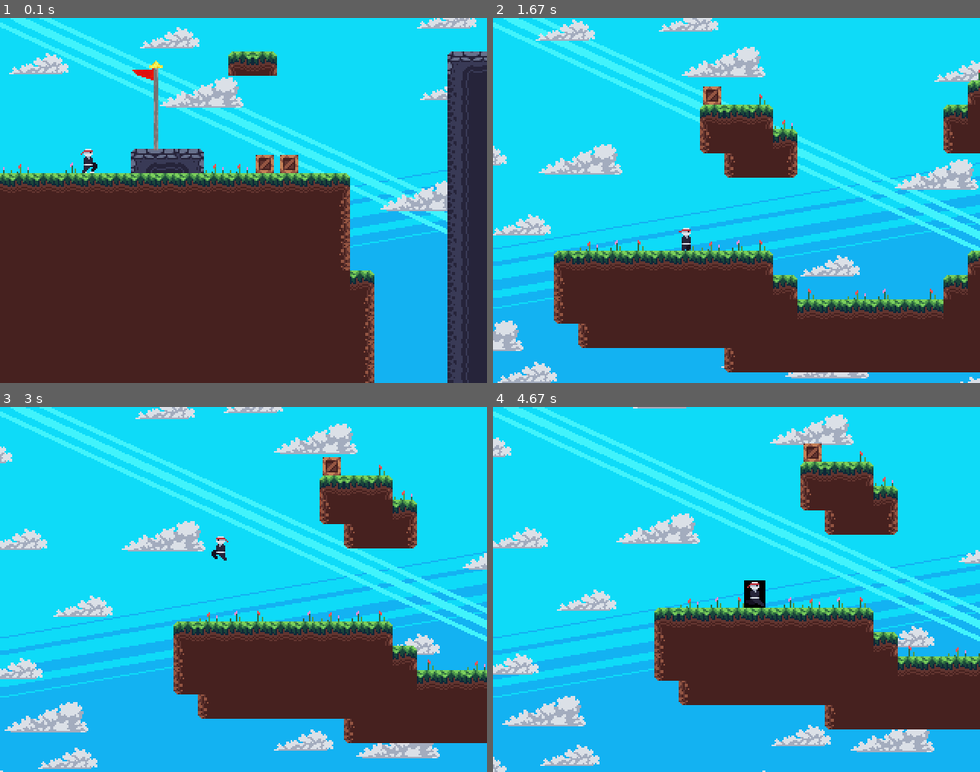
Above: before the commit, frames 1-4 (two rows, left to right).
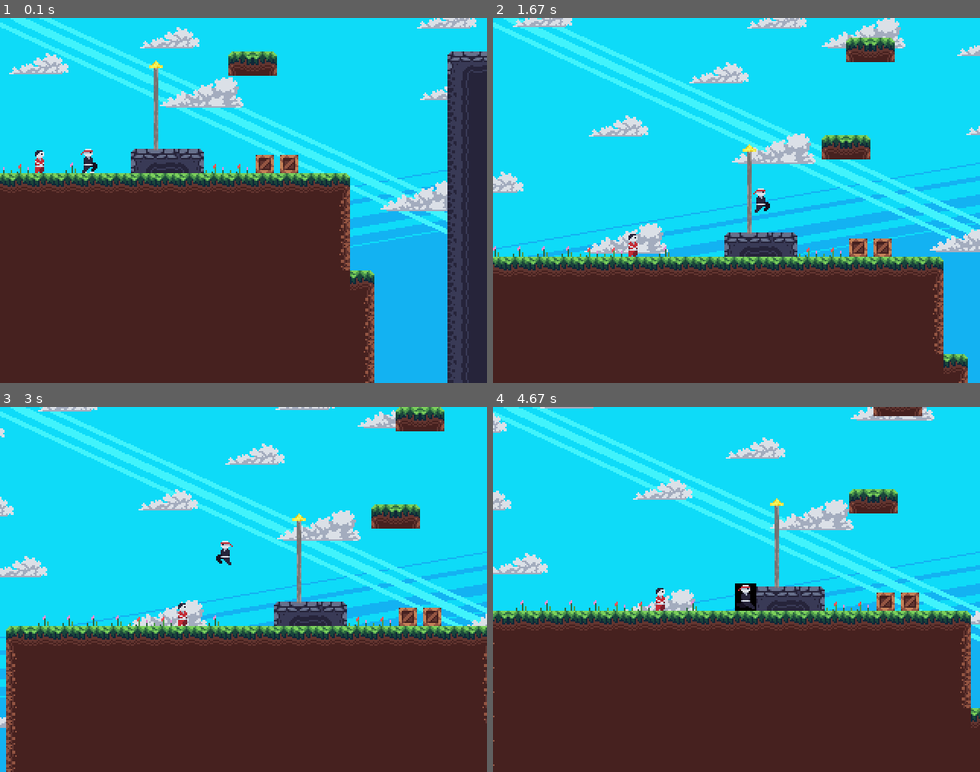
Above: after the commit, the same moments.

Repository: AndreKest/pygame-jumpNRun
Game: pygame game, started from game.py
Same seed, same stepped clock (60 frames per second), same inputs: the game is played once before the commit and once after it.
Inputs:
- Up to frame 1 (0.1 s): no input
- Up to frame 2 (1.67 s): hold D 0.33-0.8 s; hold W 0.83-1.13 s; hold D 1.17-1.63 s
- Up to frame 3 (3 s): hold A 1.67-2.2 s; hold A 2.23-2.63 s; hold W from 2.67 s (still down)
- Up to frame 4 (4.67 s): release W at 3.03 s; hold D 3.07-3.7 s; hold A 3.73-4.2 s; hold D from 4.23 s (still down)

The runs differ from the first frame. In frame 1, 0.2% of the frame differs, in the area x 7-32%, y 13-43%; in frame 2, 35%; in frame 3, 39%; in frame 4, 42%, in the area x 0-100%, y 0-100%.

Commit message:
player can kill enemies with jump, enemies can kill player with collision x-axis

Diff:
--- a/game.py
+++ b/game.py
@@ -123,9 +123,15 @@
                 enemy.update(self.tilemap, (0, 0))
                 enemy.render(self.display, offset=render_scroll)
 
+            # Check if Enemy is killed
+            for enemy in self.enemies.copy():
+                if enemy.killed():      # Prüft, ob Spieler den Gegner von oben getroffen hat (angesprungen)
+                    self.enemies.remove(enemy)
 
-            for enemy in self.enemies.copy():
-                self.enemies.remove(enemy)
+            # Check if Enemy killed Player
+            # self.player.killed()    # Prüft, ob Gegner den Spieler getroffen hat (Seitlich berührt)
+            if self.player.killed():
+                self.dead += 1
 
 
             # Ziel-Flagge
--- a/scripts/entities.py
+++ b/scripts/entities.py
@@ -156,6 +156,20 @@
         else:
             self.set_action('idle')
 
+    def killed(self):
+        """
+        Prüfe, ob Gegner getötet wurde (Spieler ist auf Gegner gesprungen)
+
+        True: Gegner wurde getötet
+        False: Gegner lebt
+        """
+        player_rect = self.game.player.rect()
+        enemy_rect = self.rect()
+
+        # Prüfe, ob Spieler auf Gegner gesprungen ist
+        if player_rect.bottom < enemy_rect.centery and player_rect.colliderect(enemy_rect):
+            return True
+
 
 
 class Player(PhysicsEntity):
@@ -192,3 +206,12 @@
             self.velocity[1] = -3
             self.jumps -= 1             # Spieler kann nur einmal springen
             self.air_time = 5           # Animation 'jump' wird angezeigt
+
+    def killed(self):
+        """ Prüfe, ob Spieler getötet wurde (Enemy ist in Spieler gelaufen) """
+        player_rect = self.game.player.rect()
+
+        for enemy in self.game.enemies:
+            enemy_rect = enemy.rect()
+            if player_rect.colliderect(enemy_rect):
+                return True
--- a/scripts/utils.py
+++ b/scripts/utils.py
@@ -56,7 +56,11 @@
         return self.images[int(self.frame / self.img_duration)]
 
 class GoalFlag:
-    """ Ziel-Flagge """
+    """
+    Ziel-Flagge
+
+    Wechsel Flagge im Sieg-Zustand zu einer Flagge mit Fahne
+    """
     def __init__(self, game):
         self.game = game
         self.img = load_image('tiles/goal/0.png')
